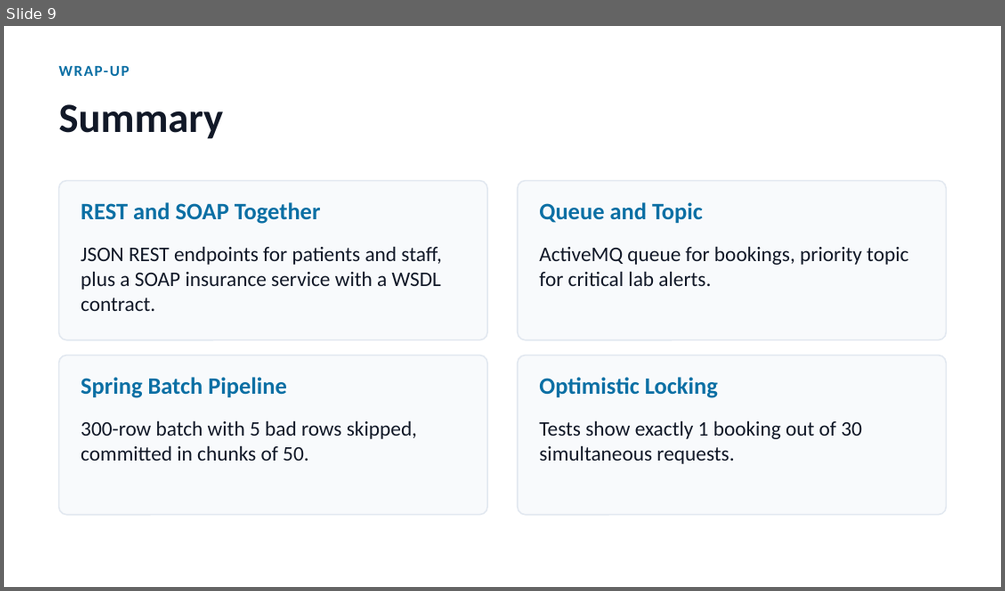
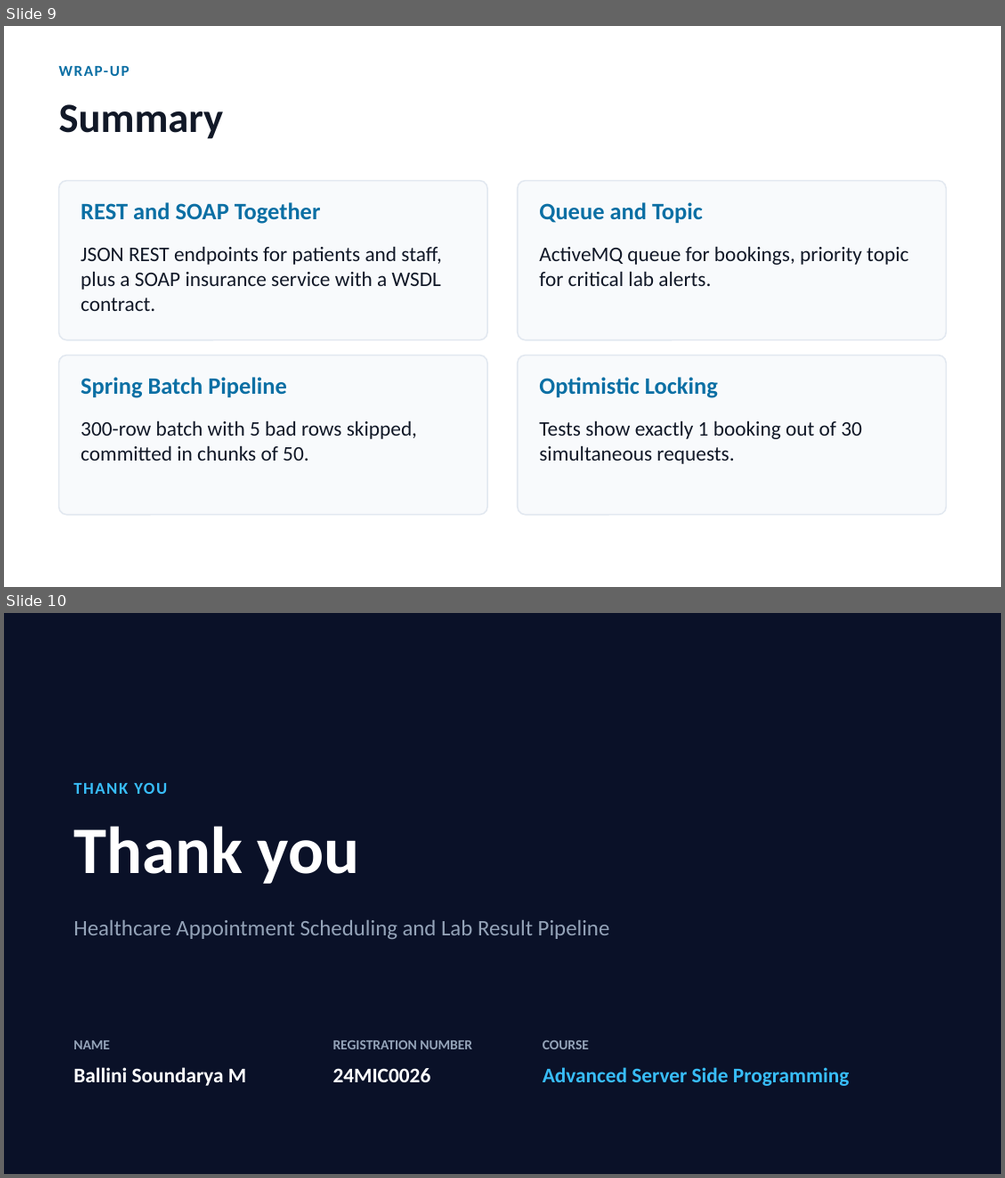
Before and after one commit to ballini19/healthcare-pipeline-app, a slide deck: docs/healthcare-pipeline-demo.pptx. Shown one above the other, each under a label of ours: slide 9 before the commit, slides 9 and 10 after it. The pictures are 1005x591 and 1005x1178 pixels, drawn with LibreOffice and Linux fonts; fonts in the diff are those of the drawing. Boxes give left, top, right and bottom in pixels: in the first picture for what was removed or moved away, otherwise in the second. Text is boxed around its words. In the diff, an @@ line names an element or a change of style, - is before the commit and + after.

Commit message:
Replace questions slide with thank-you slide

```diff
--- a/docs/healthcare-pipeline-demo.pptx
+++ b/docs/healthcare-pipeline-demo.pptx
@@ slide 10 added at <box>4,613,1001,1174</box>, background #FFFFFF @@
@@ rectangle added at <box>4,613,1001,1173</box>, fill #0A1128 @@
@@ text added at <box>73,783,167,794</box>, 12 pt, text #38BDF8, bold @@
+THANK YOU
@@ text added at <box>73,826,360,884</box>, 48 pt, text #FFFFFF, bold @@
+Thank you
@@ text added at <box>73,920,610,939</box>, 16 pt, text #94A3B8 @@
+Healthcare Appointment Scheduling and Lab Result Pipeline
@@ text added at <box>73,1040,110,1049</box>, 10 pt, text #94A3B8, bold @@
+NAME
@@ text added at <box>333,1040,472,1049</box>, 10 pt, text #94A3B8, bold @@
+REGISTRATION NUMBER
@@ text added at <box>542,1040,589,1049</box>, 10 pt, text #94A3B8, bold @@
+COURSE
@@ text added at <box>73,1067,246,1086</box>, 15 pt, text #FFFFFF, bold @@
+Ballini Soundarya M
@@ text added at <box>333,1068,431,1082</box>, 15 pt, text #FFFFFF, bold @@
+24MIC0026
@@ text added at <box>542,1067,849,1086</box>, 15 pt, text #38BDF8, bold @@
+Advanced Server Side Programming
```
Also in this commit, not shown: 1 slide removed.
